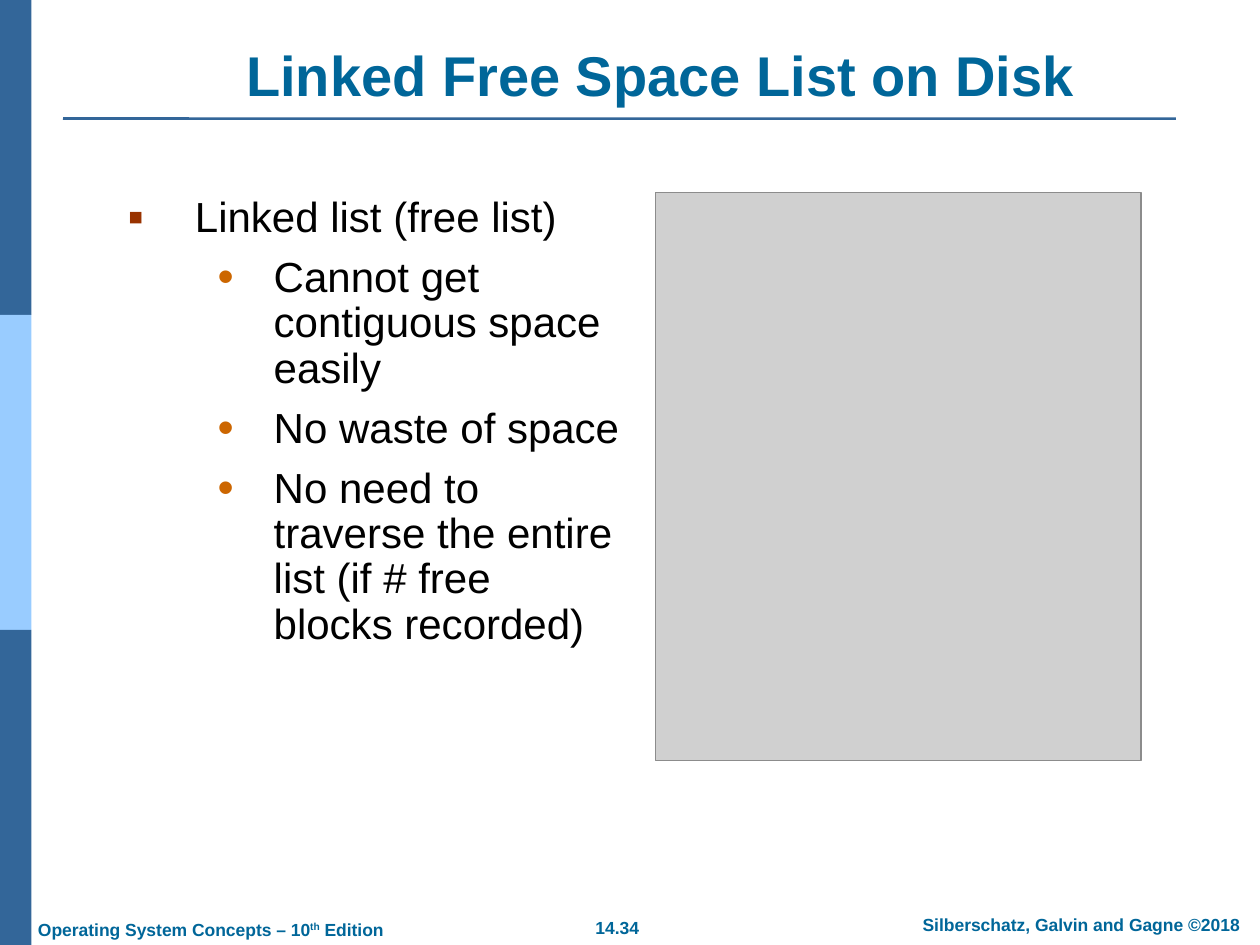
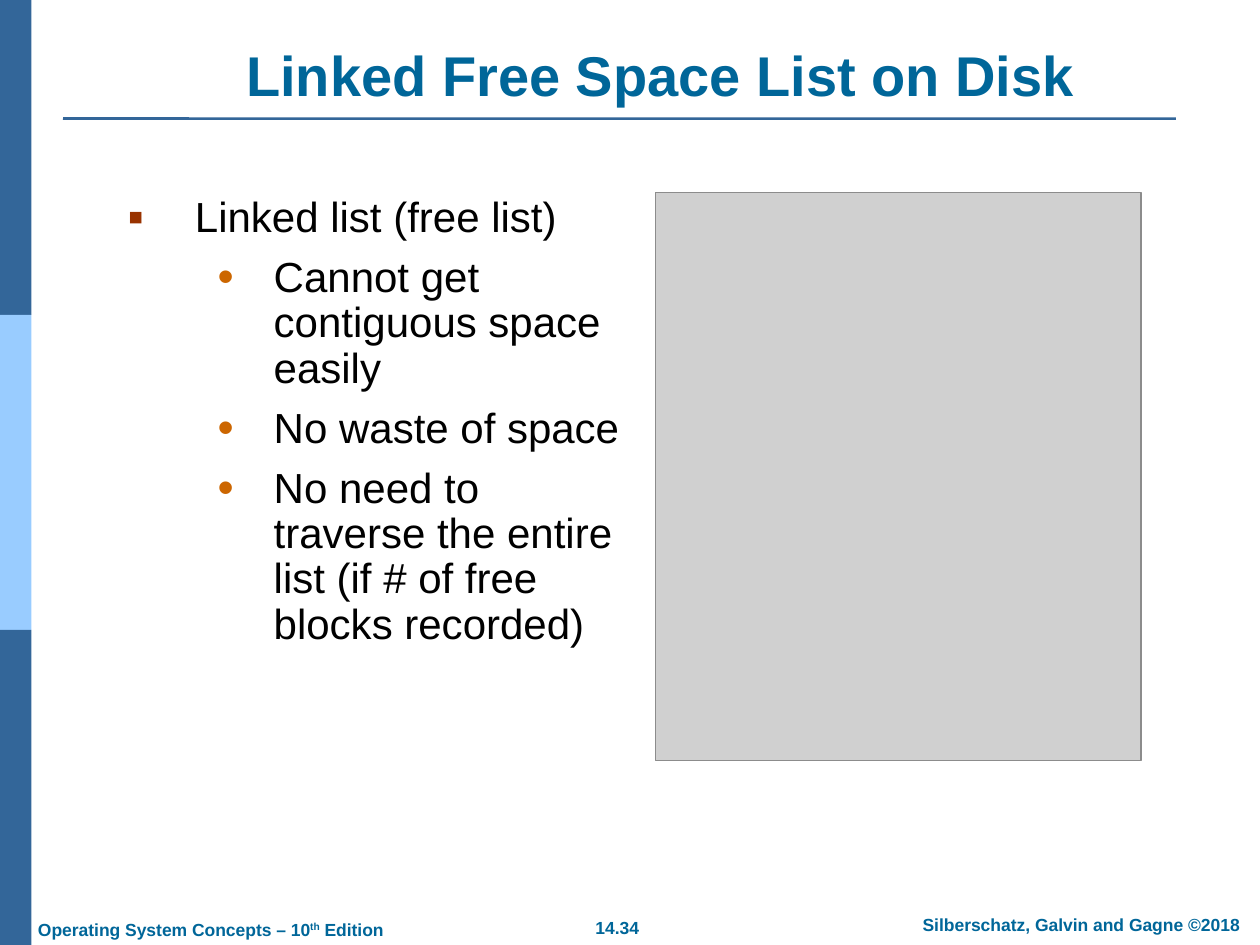
Before and after one commit to chriswjh/chriswjh.github.io, a slide deck: slide 34 of OSu/Chap14.pptx. Drawn at 1260x945 pixels with LibreOffice and Linux fonts; fonts in the diff are those of the drawing; grey boxes stand for pictures; background and template pictures are left out. Boxes give left, top, right and bottom in pixels: in the first picture for what was removed or moved away, otherwise in the second. Text is boxed around its words. In the diff, an @@ line names an element or a change of style, - is before the commit and + after.

```diff
--- a/OSu/Chap14.pptx
+++ b/OSu/Chap14.pptx
@@ text at (274,472,612,647): text changed @@
-  • No need to traverse the entire list (if # free blocks recorded)
+  • No need to traverse the entire list (if # of free blocks recorded)
```
Also in this commit, not shown: 1 other slide changed, 2 other files.
